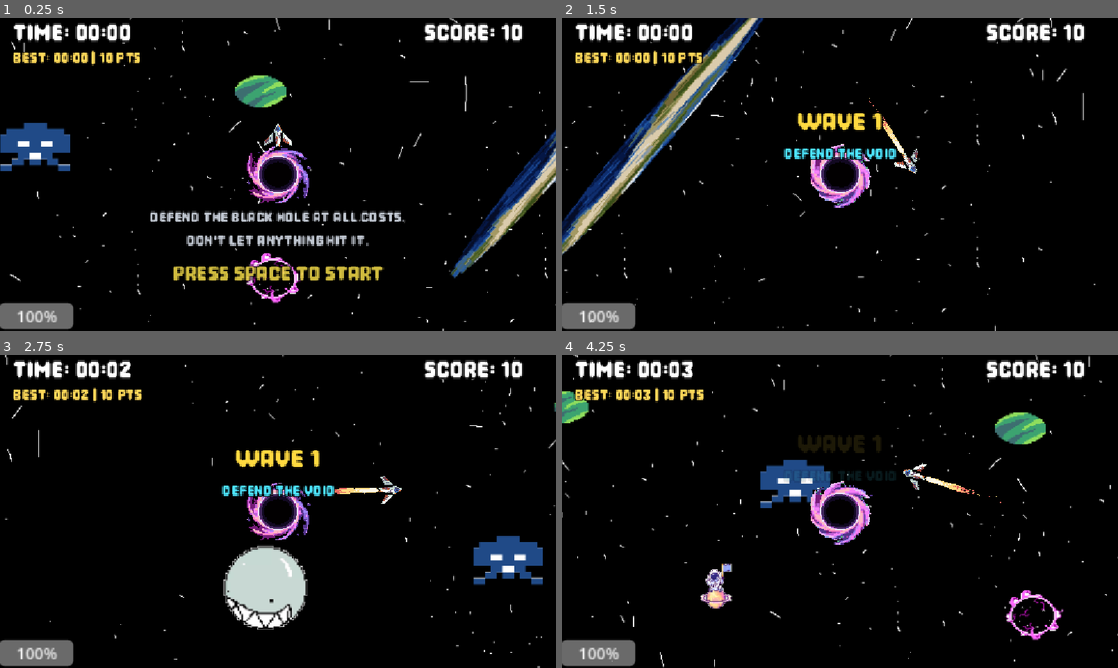
Above: before the commit, frames 1-4 (two rows, left to right).
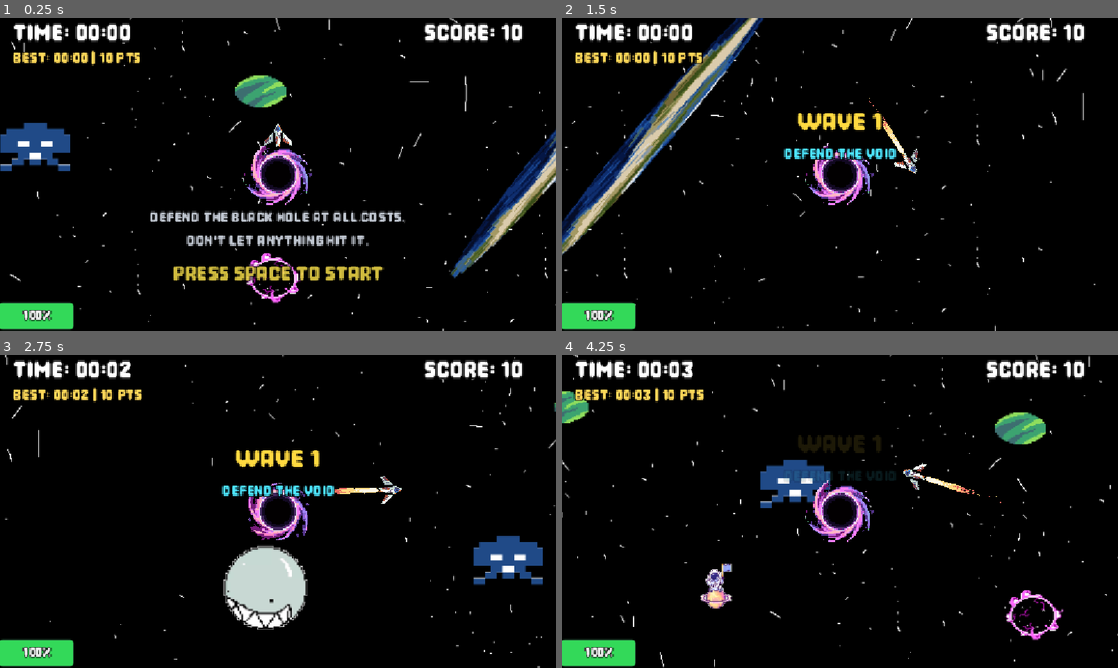
Above: after the commit, the same moments.

Repository: Fila2224/bounce-back
Game: Godot game, scene res://scenes/main_scene.tscn
The game is run twice, just before and just after one commit, with the same random seed, the same clock (stepped at 60 frames per second) and the same inputs. Sound files missing from this copy of the repository are replaced by a short silence.
Inputs:
- Up to frame 1 (0.25 s): no input
- Up to frame 2 (1.5 s): tap Space (blip) at 0.5 s; hold D (right) 0.53-1.28 s; hold Space (blip) 0.53-1.28 s; tap Shift (speed) at 0.8, 1.35 s; hold S (down) from 1.28 s (still down)
- Up to frame 3 (2.75 s): tap Space (blip) at 1.55 s; release S (down) at 2.03 s; hold D (right) from 2.03 s (still down); hold Space (blip) from 2.03 s (still down); tap Shift (speed) at 2.3 s
- Up to frame 4 (4.25 s): release D (right) at 2.78 s; release Space (blip) at 2.78 s; hold Up (up) 2.78-3.53 s; tap Shift (speed) at 2.85, 3.8 s; tap Space (blip) at 3.05 s; hold Left (left) from 3.53 s (still down); hold Space (blip) from 3.53 s (still down)

The runs differ from the first frame. In frame 1, 2.1% of the frame differs, in the area x 0-57%, y 40-100%; in frame 2, 2.0%; in frame 3, 1.6%; in frame 4, 2.3%.

Commit message:
finally _final_final

Diff:
--- a/scenes/main_scene.tscn
+++ b/scenes/main_scene.tscn
@@ -114,7 +114,8 @@
 [node name="moon-center" parent="." unique_id=1905678869 instance=ExtResource("2_pw63i")]
 texture_filter = 1
 position = Vector2(0, 0)
-scale = Vector2(1.3, 1.225)
+scale = Vector2(1.25, 1.25)
+frame_progress = 0.0
 
 [node name="Camera2D" type="Camera2D" parent="moon-center" unique_id=218575352]
 position = Vector2(0, 2.3841858e-07)
@@ -146,10 +147,15 @@
 texture = ExtResource("6_c1pb6")
 
 [node name="ProgressBar" type="ProgressBar" parent="." unique_id=1604407435]
+texture_filter = 1
 offset_left = -289.0
 offset_top = 133.0
 offset_right = -212.0
 offset_bottom = 160.0
+theme_override_colors/font_outline_color = Color(0, 0, 0, 1)
+theme_override_constants/outline_size = 4
+theme_override_fonts/font = ExtResource("2_18nlu")
+theme_override_font_sizes/font_size = 18
 step = 0.0
 script = ExtResource("6_rt2n2")
 
--- a/scenes/moon-center.tscn
+++ b/scenes/moon-center.tscn
@@ -63,7 +63,7 @@
 }],
 "loop": 1,
 "name": &"default",
-"speed": 3.0
+"speed": 6.0
 }]
 
 [sub_resource type="CircleShape2D" id="CircleShape2D_073cp"]
@@ -74,8 +74,7 @@
 scale = Vector2(145.125, 100.278)
 sprite_frames = SubResource("SpriteFrames_txue2")
 autoplay = "default"
-frame = 7
-frame_progress = 1.0
+frame_progress = 0.7821103
 
 [node name="StaticBody2D" type="StaticBody2D" parent="." unique_id=491221616]
 
--- a/scenes/progress_bar.gd
+++ b/scenes/progress_bar.gd
@@ -1,13 +1,40 @@
 extends ProgressBar
 
 @onready var rocket: CharacterBody2D = $"../rocket"
+var fill_style: StyleBoxFlat
 
 func _ready() -> void:
 	value = 100
+	fill_style = StyleBoxFlat.new()
+	fill_style.corner_radius_top_left = 3
+	fill_style.corner_radius_top_right = 3
+	fill_style.corner_radius_bottom_left = 3
+	fill_style.corner_radius_bottom_right = 3
+	add_theme_stylebox_override("fill", fill_style)
+
+	var bg_style := StyleBoxFlat.new()
+	bg_style.bg_color = Color(0.08, 0.08, 0.12, 0.75)
+	bg_style.border_color = Color(0.35, 0.35, 0.45, 0.9)
+	bg_style.border_width_left = 2
+	bg_style.border_width_top = 2
+	bg_style.border_width_right = 2
+	bg_style.border_width_bottom = 2
+	bg_style.corner_radius_top_left = 3
+	bg_style.corner_radius_top_right = 3
+	bg_style.corner_radius_bottom_left = 3
+	bg_style.corner_radius_bottom_right = 3
+	add_theme_stylebox_override("background", bg_style)
 
 func _process(_delta: float) -> void:
-	if value < 20.0:
+	if not fill_style:
+		return
+	if value >= 50.0:
+		fill_style.bg_color = Color(0.2, 0.85, 0.35, 1.0)
+		modulate = Color.WHITE
+	elif value >= 20.0:
+		fill_style.bg_color = Color(1.0, 0.65, 0.15, 1.0)
+		modulate = Color.WHITE
+	else:
 		var flash := (sin(Time.get_ticks_msec() * 0.016) + 1.0) * 0.5
-		modulate = lerp(Color.WHITE, Color(1.8, 0.2, 0.2, 1.0), flash)
-	elif modulate != Color.WHITE:
-		modulate = Color.WHITE
+		fill_style.bg_color = lerp(Color(0.85, 0.15, 0.15, 1.0), Color(1.4, 0.35, 0.35, 1.0), flash)
+		modulate = lerp(Color.WHITE, Color(1.3, 0.4, 0.4, 1.0), flash * 0.7)
--- a/scripts/rocket.gd
+++ b/scripts/rocket.gd
@@ -16,6 +16,7 @@
 var lives = 6
 var is_dashing: bool = false
 var is_boosting: bool = false
+var prev_dash_pos: Vector2 = Vector2.ZERO
 
 @onready var timer: Timer = $"../ProgressBar/Timer"
 @onready var exhaust: AnimatedSprite2D = $Exhaust
@@ -64,6 +65,8 @@
 	is_boosting = Input.is_action_pressed("speed") and progress_bar.value > 0
 
 	if is_dashing:
+		_check_dash_collisions()
+		prev_dash_pos = global_position
 		return
 
 	var direction := Input.get_vector("left", "right", "up", "down")
@@ -152,6 +155,7 @@
 
 func start_center_dash() -> void:
 	is_dashing = true
+	prev_dash_pos = global_position
 	velocity = Vector2.ZERO
 
 	if collision_shape:
@@ -183,6 +187,7 @@
 
 
 func _on_dash_finished() -> void:
+	_check_dash_collisions()
 	is_dashing = false
 
 	if collision_shape:
@@ -193,3 +198,24 @@
 		exhaust.stop()
 	if thruster_audio and thruster_audio.playing:
 		thruster_audio.stop()
+
+
+func _check_dash_collisions() -> void:
+	if not get_parent():
+		return
+	var dash_radius := 30.0
+	for child in get_parent().get_children():
+		if child == self:
+			continue
+		if child.has_method("explode"):
+			if "is_exploded" in child and child.is_exploded:
+				continue
+			var closest := Geometry2D.get_closest_point_to_segment(child.global_position, prev_dash_pos, global_position)
+			if child.global_position.distance_to(closest) <= dash_radius:
+				child.explode("rocket")
+		elif child.has_method("on_hit_rocket"):
+			if "is_dead" in child and child.is_dead:
+				continue
+			var closest := Geometry2D.get_closest_point_to_segment(child.global_position, prev_dash_pos, global_position)
+			if child.global_position.distance_to(closest) <= dash_radius:
+				child.on_hit_rocket()
